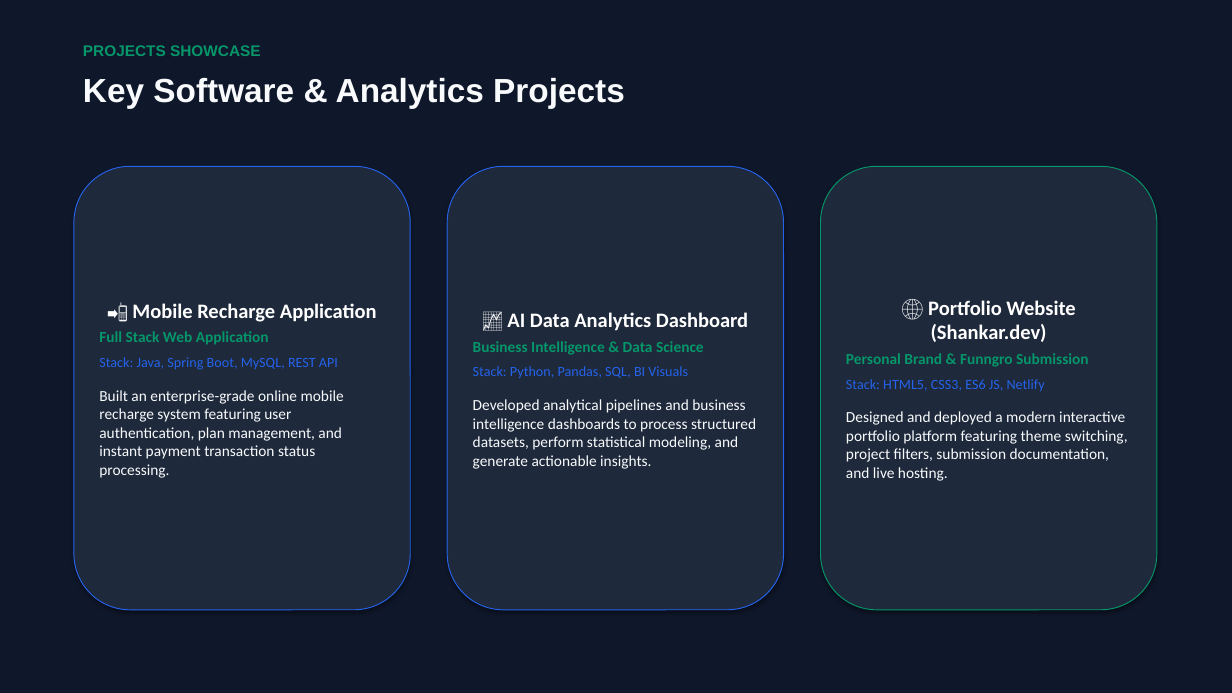
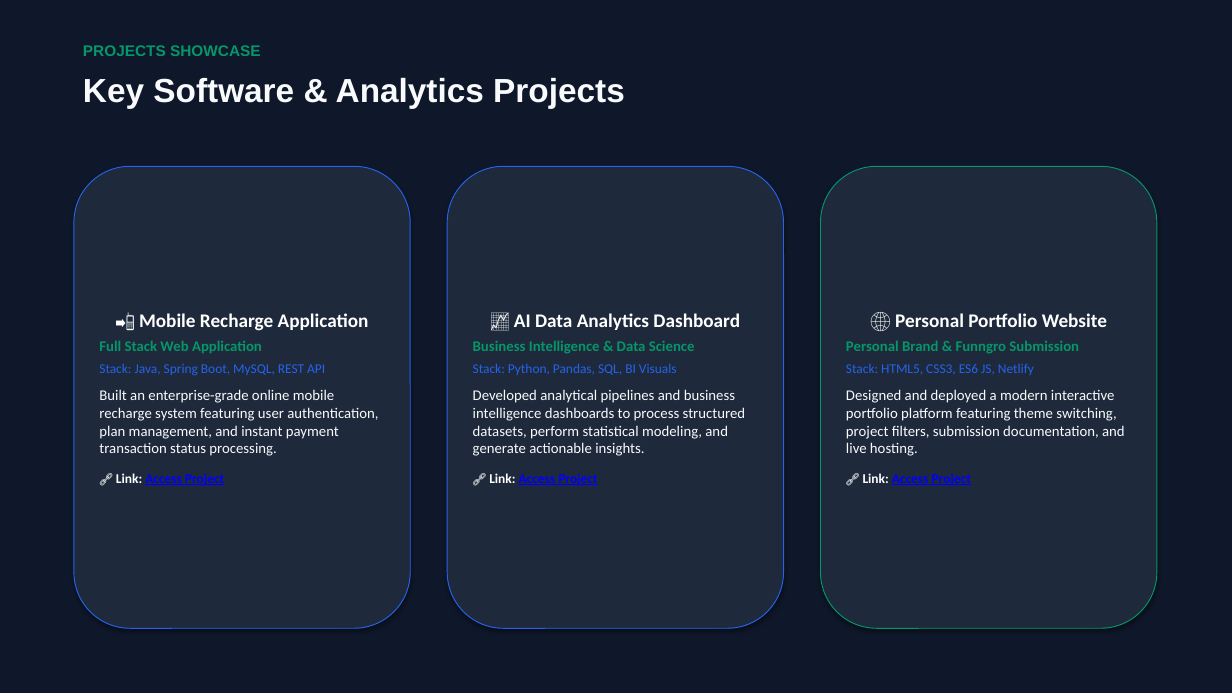
Before and after one commit to Shankarz9704/PORTFOLIO, a slide deck: slide 5 of Portfolio_Presentation_Bapanapalli_Shankar.pptx. Drawn at 1232x693 pixels with LibreOffice and Linux fonts; fonts in the diff are those of the drawing. Boxes give left, top, right and bottom in pixels: in the first picture for what was removed or moved away, otherwise in the second. Text is boxed around its words. In the diff, an @@ line names an element or a change of style, - is before the commit and + after.

Commit message:
Update PPTX and presentation.html with clickable links and full screen presentation URL

```diff
--- a/Portfolio_Presentation_Bapanapalli_Shankar.pptx
+++ b/Portfolio_Presentation_Bapanapalli_Shankar.pptx
@@ rounded rectangle "📲 Mobile Recharge Application": place and size @@
-rounded rectangle "📲 Mobile Recharge Application" at [74, 166, 410, 610]
+rounded rectangle "📲 Mobile Recharge Application" at [74, 166, 410, 628]
@@ rounded rectangle "📈 AI Data Analytics Dashboard": place and size @@
-rounded rectangle "📈 AI Data Analytics Dashboard" at [447, 166, 784, 610]
+rounded rectangle "📈 AI Data Analytics Dashboard" at [447, 166, 784, 628]
@@ rounded rectangle "🌐 Personal Portfolio Website": place and size @@
-rounded rectangle "🌐 Personal Portfolio Website" at [821, 166, 1157, 610]
+rounded rectangle "🌐 Personal Portfolio Website" at [821, 166, 1157, 628]
@@ text in rounded rectangle at [99, 313, 378, 456]: size 16 to 15 pt in "📲 Mobile Recharge Application"; size 12 to 11.5 pt in "Full Stack Web Application", "Built an enterprise-grade online mobile recharge system ..."; size 11 to 10.5 pt in "Stack: Java, Spring Boot, MySQL, REST API"; less space between paragraphs @@
@@ text in rounded rectangle at [473, 313, 745, 456]: size 16 to 15 pt in "📈 AI Data Analytics Dashboard"; size 12 to 11.5 pt in "Business Intelligence & Data Science", "Developed analytical pipelines and business intelligence das ..."; size 11 to 10.5 pt in "Stack: Python, Pandas, SQL, BI Visuals"; less space between paragraphs @@
@@ text in rounded rectangle at [895, 313, 1107, 327]: text changed; size 16 to 15 pt @@
-🌐 Portfolio Website (Shankar.dev)
+🌐 Personal Portfolio Website
@@ text in rounded rectangle at [846, 340, 1125, 456]: size 12 to 11.5 pt in "Personal Brand & Funngro Submission", "Designed and deployed a modern interactive portfolio ..."; size 11 to 10.5 pt in "Stack: HTML5, CSS3, ES6 JS, Netlify"; less space between paragraphs @@
@@ text in rounded rectangle at [116, 473, 224, 485]: paragraph added @@
+🔗 Link: Access Project
@@ text in rounded rectangle at [489, 473, 597, 486]: paragraph added @@
+🔗 Link: Access Project
@@ text in rounded rectangle at [863, 473, 971, 486]: paragraph added @@
+🔗 Link: Access Project
```
Also in this commit, not shown: 5 other slides changed, 2 other files.
